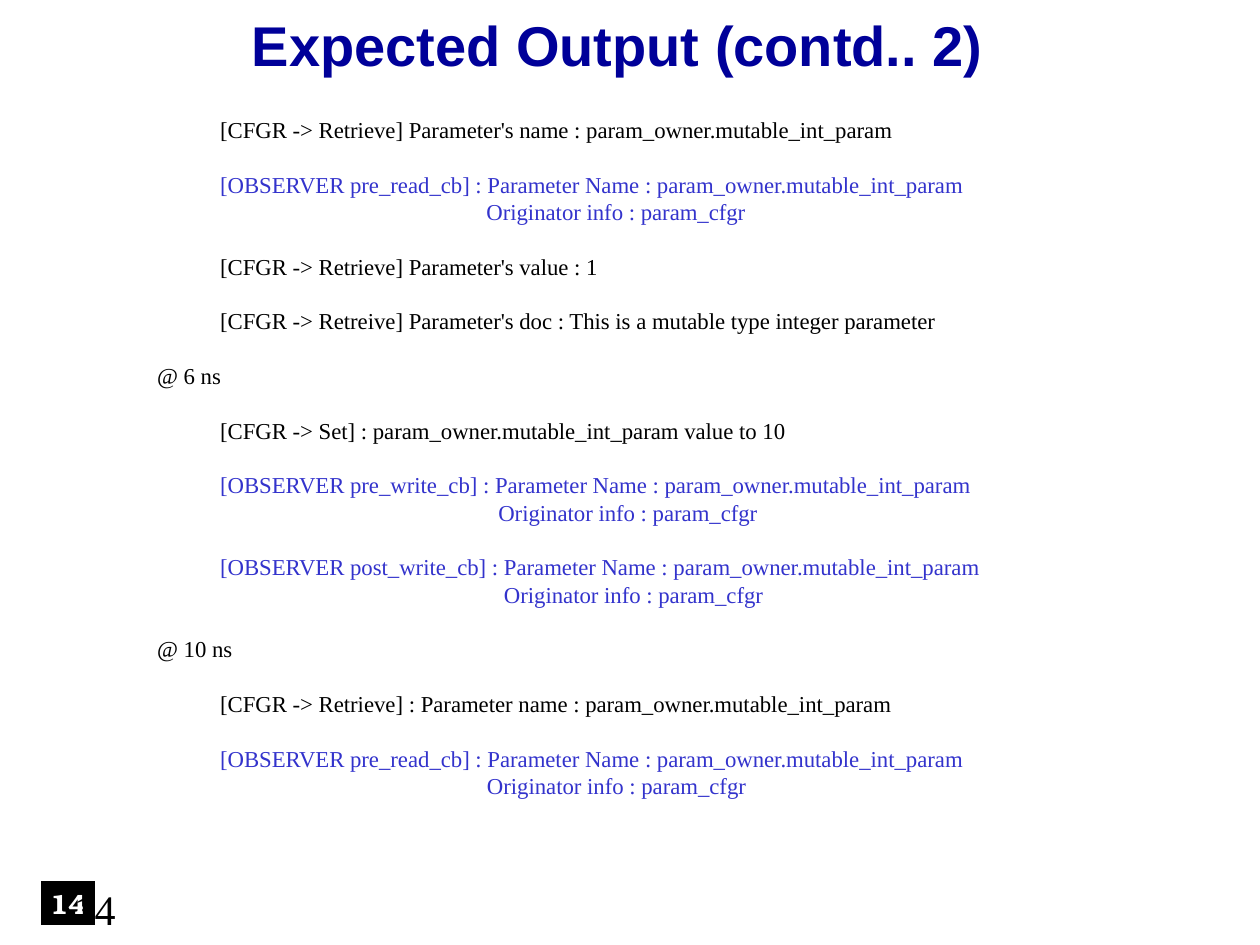
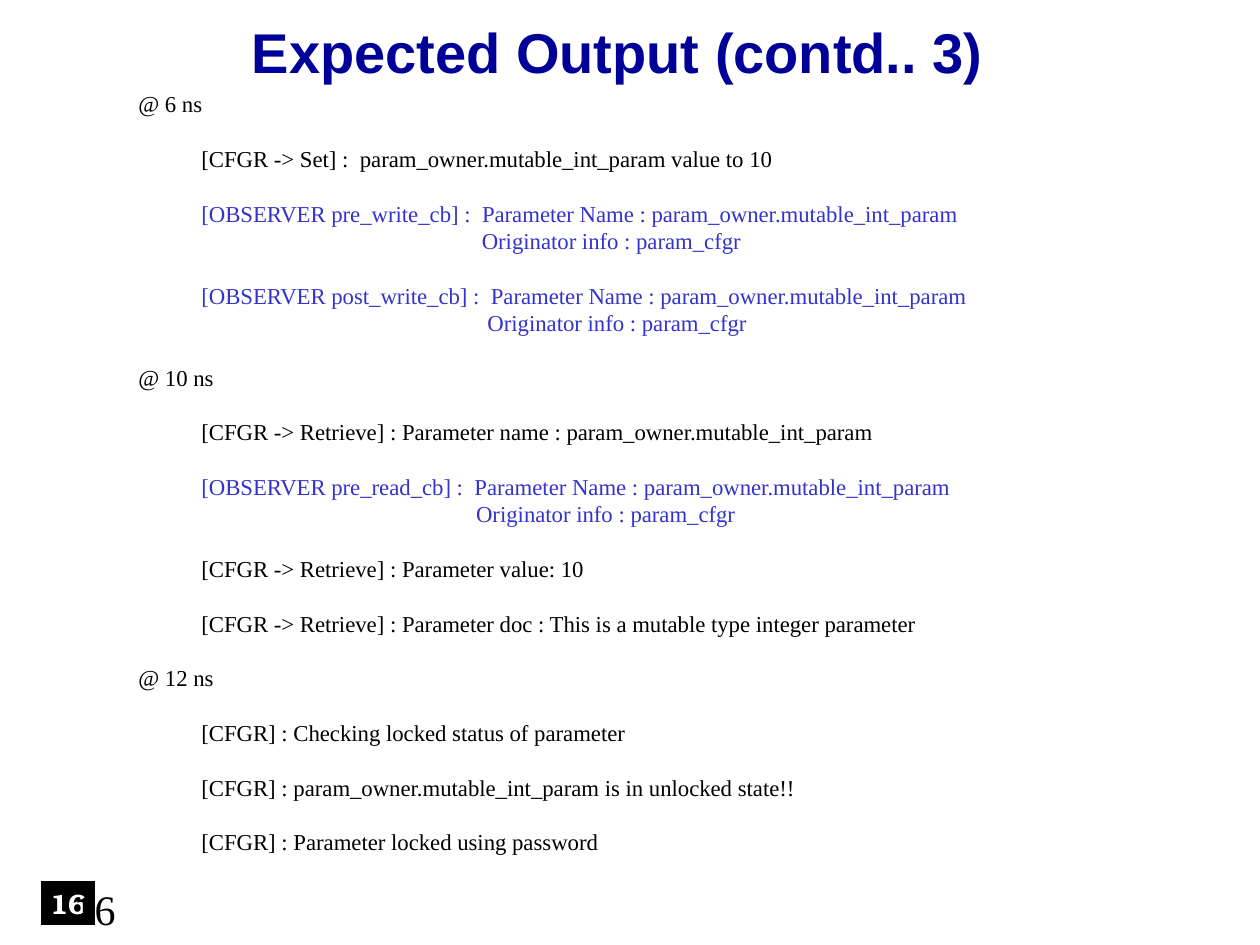
Before and after one commit to accellera-official/cci, a slide deck: slide 16 of examples/ex7_Parameter_Information/docs/ex7_Parameter_Information.ppt (slide 14 before the commit). Drawn at 1260x945 pixels with LibreOffice and Linux fonts; fonts in the diff are those of the drawing; background and template pictures are left out. Boxes give left, top, right and bottom in pixels: in the first picture for what was removed or moved away, otherwise in the second. Text is boxed around its words. In the diff, an @@ line names an element or a change of style, - is before the commit and + after.

Commit message:
Minor Updates
1.  Minor updates to code in ex7_Parameter_Information (Presentation updated accordingly)
2.  Added presentation to ex20_Tracing_Parameter_Activity

```diff
--- a/examples/ex7_Parameter_Information/docs/ex7_Parameter_Information.ppt
+++ b/examples/ex7_Parameter_Information/docs/ex7_Parameter_Information.ppt
@@ text at <box>252,32,983,84</box>: text changed @@
-Expected Output (contd.. 2)
+Expected Output (contd.. 3)
@@ text "@ 6 ns": place and size @@
-text "@ 6 ns" at <box>184,122,979,799</box>
+text "@ 6 ns" at <box>165,97,966,855</box>
@@ text at <box>220,122,963,334</box>: paragraphs removed @@
-[CFGR -> Retrieve] Parameter's name : param_owner.mutable_int_param
-[OBSERVER pre_read_cb] : Parameter Name : param_owner.mutable_int_param
-Originator info : param_cfgr
-[CFGR -> Retrieve] Parameter's value : 1
-[CFGR -> Retreive] Parameter's doc : This is a mutable type integer parameter
@@ text at <box>165,561,916,855</box>: paragraphs added @@
+[CFGR -> Retrieve] : Parameter value: 10
+[CFGR -> Retrieve] : Parameter doc : This is a mutable type integer parameter
+@ 12 ns
+[CFGR] : Checking locked status of parameter
+[CFGR] : param_owner.mutable_int_param is in unlocked state!!
+[CFGR] : Parameter locked using password
@@ text in rectangle at <box>50,894,87,915</box>: text changed @@
-14
+16
@@ page number at <box>74,892,116,926</box>: text changed @@
-14
+16
```
Also in this commit, not shown: 14 other slides changed, 3 slides added, 1 slide removed, 7 other files.
